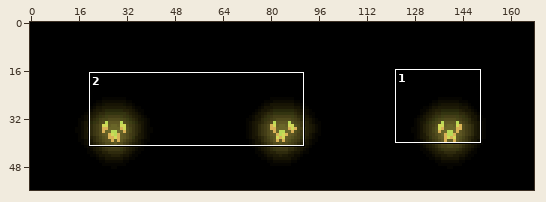
Sprite sheet -- Assets/Sprites/Segments/BombFireLight.png. The first picture is a wide view before the edit; the outline marks the close-up.
Close-up. First the earlier version:
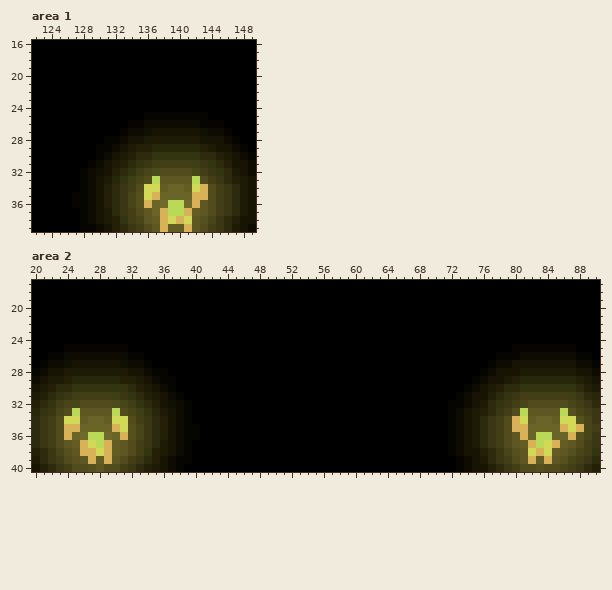
The file is 168x56 pixels. Colours within 5 levels of each other are drawn and written as one. Shown: area 1: x 122..149, y 16..39; area 2: x 20..90, y 17..40.
New version:
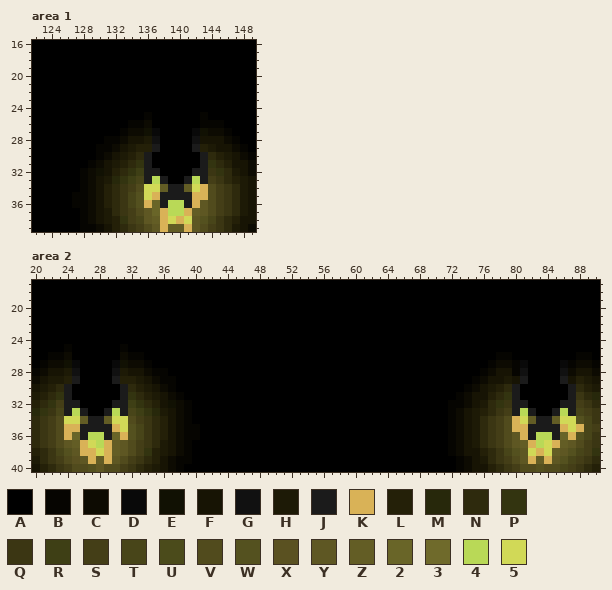
Palette (. is transparent): A #000000  B #060501  C #0d0b02  D #090909  E #111103  F #171404  G #111111  H #1d1a06  J #1b1b1b  K #d9b257  L #242008  M #27280b  N #2e2a0d  P #333410  Q #3b3613  R #3e3f15  S #443e17  T #484519  U #4b4b1b  V #514b1d  W #54511f  X #5a5121  Y #5e5723  Z #635d25  2 #696528  3 #6f6a2b  4 #b9d957  5 #d1d957
Message: adjusted lights
Difference:
--- area 1
@@ x 134..145 @@
 24 AAAAAAAAAAAA
-25 AABBBBBBBBAA
-26 BBCCCCCCCBBB
-27 CCEFFFFFFECC
-28 FFHHHHHHHFFF
-29 HLLMMMMMMLHF
-30 LNNPPPPPPNNL
-31 NPQRSSSSRQPN
-32 PRTUVVVVTSQP
-33 RTV4YYYY4VSQ
-34 SV55Z22Z5KVS
-35 TW5K2222KKVS
-36 TWK23443KYVS
+25 AABAAAAAABAA
+26 BBCAAAAAABBB
+27 CCEDAAAADECC
+28 FFHGAAAAGFFF
+29 HLLJAAAAJLHF
+30 LNJAAAAAAJNL
+31 NPJAAAAAAJPN
+32 PRJJAAAAJJQP
+33 RTJ4JAAJ4JSQ
+34 SV55ZJJZ5KVS
+35 TW5KJJJJKKVS
+36 TWK2J44JKYVS
 37 SVY2K44KZYVS
--- area 2
@@ x 20..90 @@
 24 AAAAAAAAAAAAAAAAAAAAAAAAAAAAAAAAAAAAAAAAAAAAAAAAAAAAAAAAAAAAAAAAAAAAAAA
-25 AAAABBBBBBBBAAAAAAAAAAAAAAAAAAAAAAAAAAAAAAAAAAAAAAAAAAAAAAAABBBBBBBBAAA
-26 AABBCCCCCCCCBBAAAAAAAAAAAAAAAAAAAAAAAAAAAAAAAAAAAAAAAAAAAABBBCCCCCCCBBA
-27 ABCCEFFFFFFECCBAAAAAAAAAAAAAAAAAAAAAAAAAAAAAAAAAAAAAAAAAABCCFFFFFFFFCCB
-28 BCFFHHHHHHHHFFCBBAAAAAAAAAAAAAAAAAAAAAAAAAAAAAAAAAAAAAAABCFFFHHHHHHHFFC
-29 CFHHLMMMMMMLLHFCBBAAAAAAAAAAAAAAAAAAAAAAAAAAAAAAAAAAAAABCFFHLMMMMMMMLHF
-30 FHLNNPPPPPPPNLHFCBAAAAAAAAAAAAAAAAAAAAAAAAAAAAAAAAAAAABCFHLNNPPPPPPPNLH
-31 HLNPQRSSSSRQPNLHFCBAAAAAAAAAAAAAAAAAAAAAAAAAAAAAAAAAABCFFLNPQSSSSSSRQNM
-32 LNPSTTVVVVUTRPNLFECBAAAAAAAAAAAAAAAAAAAAAAAAAAAAAAAABBCFHNPQSTVVVVVTSQN
-33 MPQTV4YYYY4VTRPMHFCBAAAAAAAAAAAAAAAAAAAAAAAAAAAAAAAABCFHLNQSV4YYYY4WTSQ
-34 NQSV55Z22Z55VSQNLFCBAAAAAAAAAAAAAAAAAAAAAAAAAAAAAAAABCFHNQSVK5Z22Z55WTQ
-35 NQSVKK2222K5WTQNLFCBBAAAAAAAAAAAAAAAAAAAAAAAAAAAAAAABCFHNQSVKK2222K5KTS
-36 NQSVK234432KWTQNLFCBBAAAAAAAAAAAAAAAAAAAAAAAAAAAAAAABCFHNQSVYK24422KWTQ
+25 AAAABAAAAAABAAAAAAAAAAAAAAAAAAAAAAAAAAAAAAAAAAAAAAAAAAAAAAAAAAAAAAAAAAA
+26 AABBCAAAAAACBBAAAAAAAAAAAAAAAAAAAAAAAAAAAAAAAAAAAAAAAAAAAABBAAAAAAAABBA
+27 ABCCEDAAAADECCBAAAAAAAAAAAAAAAAAAAAAAAAAAAAAAAAAAAAAAAAAABCCBDAAAADBCCB
+28 BCFFHGAAAAGHFFCBBAAAAAAAAAAAAAAAAAAAAAAAAAAAAAAAAAAAAAAABCFFBGAAAAGCFFC
+29 CFHHLJAAAAJLLHFCBBAAAAAAAAAAAAAAAAAAAAAAAAAAAAAAAAAAAAABCFFHFJAAAAJFLHF
+30 FHLNJAAAAAAJNLHFCBAAAAAAAAAAAAAAAAAAAAAAAAAAAAAAAAAAAABCFHLNJAAAAAAJNLH
+31 HLNPJAAAAAAJPNLHFCBAAAAAAAAAAAAAAAAAAAAAAAAAAAAAAAAAABCFFLNPJAAAAAAJQNM
+32 LNPSJJAAAAJJRPNLFECBAAAAAAAAAAAAAAAAAAAAAAAAAAAAAAAABBCFHNPQJJAAAAJJSQN
+33 MPQTJ4JAAJ4JTRPMHFCBAAAAAAAAAAAAAAAAAAAAAAAAAAAAAAAABCFHLNQSJ4JAAJ4JTSQ
+34 NQSV55ZJJZ55VSQNLFCBAAAAAAAAAAAAAAAAAAAAAAAAAAAAAAAABCFHNQSVK5ZJJZ55WTQ
+35 NQSVKKJJJJK5WTQNLFCBBAAAAAAAAAAAAAAAAAAAAAAAAAAAAAAABCFHNQSVKKJJJJK5KTS
+36 NQSVK2J44J2KWTQNLFCBBAAAAAAAAAAAAAAAAAAAAAAAAAAAAAAABCFHNQSVYKJ44J2KWTQ
 37 NQSVYZK54KZYVSQNHFCBAAAAAAAAAAAAAAAAAAAAAAAAAAAAAAAABCFHNQSVYZK45KZYVSQ
Boxes around the changes in both close-ups, in picture pixels (x1, y1, x2, y2):
changed: (144, 112, 208, 208)
changed: (64, 344, 128, 440)
changed: (512, 344, 576, 440)
